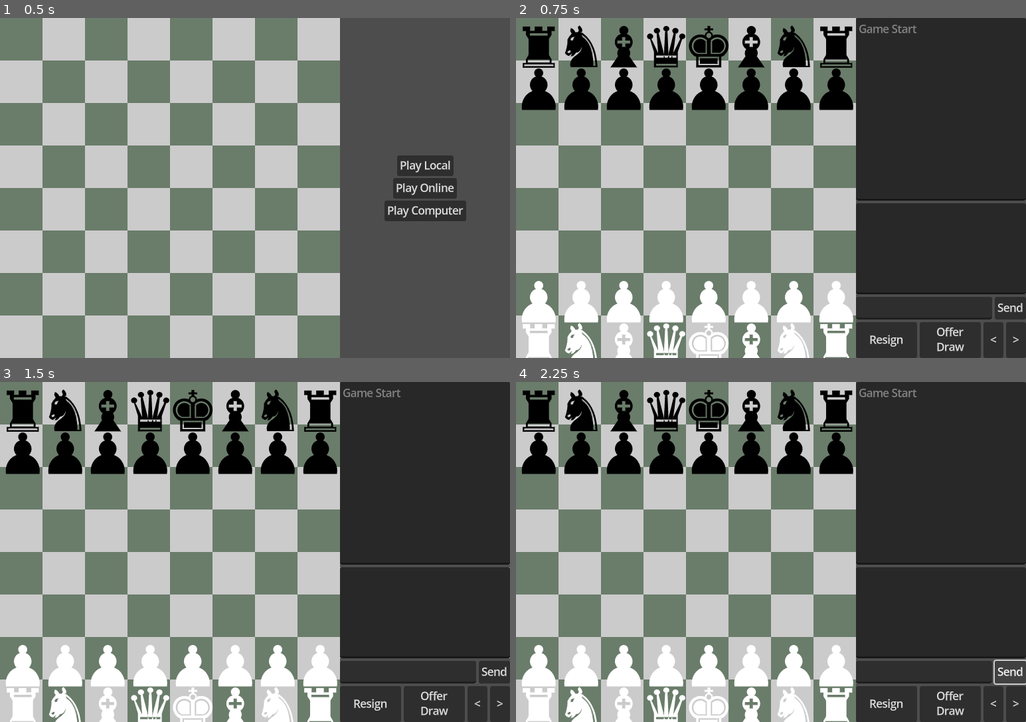
Above: before the commit, frames 1-4 (two rows, left to right).
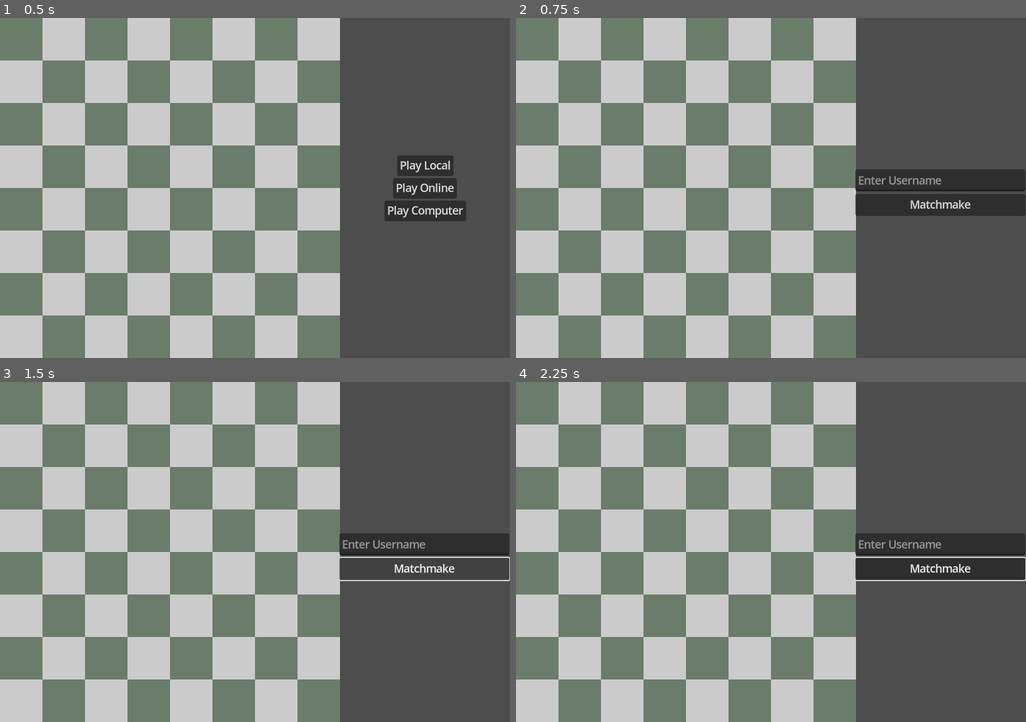
Above: after the commit, the same moments.

Repository: NiahSSBM/chess
Game: Godot game, scene res://scenes/main.tscn
Same seed, same stepped clock (60 frames per second), same inputs: the game is played once before the commit and once after it.
Inputs (mouse positions are in pixels of both pictures, inside the frame that each line leads up to):
- Up to frame 1 (0.5 s): no input
- Up to frame 2 (0.75 s): click "Play Online" at 0.5 s
- Up to frame 3 (1.5 s): click (423, 569) at 1.25 s, where only the run after the commit has a clickable "Matchmake"
- Up to frame 4 (2.25 s): click (1010, 671) at 2 s, where only the run before the commit has a clickable "Send"

Frame 1 is identical in both runs. In frame 2, 43% of the frame differs, in the area x 1-100%, y 0-100%; in frame 3, 45%; in frame 4, 43%.

Commit message:
readme and uncommitted changes

Diff:
--- a/right_panel_control.gd
+++ b/right_panel_control.gd
@@ -28,11 +28,6 @@
 
 
 func _on_play_online_button_pressed():
-	var player: Player = Player.new(Piece.PieceColor.WHITE, Player.playerType.LOCAL)
-	var opponent: Player = Player.new(Piece.PieceColor.BLACK, Player.playerType.NETWORK)
+	Globals.username_select.emit()
 
-	GameState.reset_board()
-	GameState.init_pieces(player, opponent)
-	GameState.start_game(player, opponent)
-	Globals.game_start.emit()
 	queue_free()
--- /dev/null
+++ b/scenes/game_root.tscn
@@ -0,0 +1,28 @@
+[gd_scene load_steps=6 format=3 uid="uid://f61h7rrh5h5g"]
+
+[ext_resource type="Script" uid="uid://cuqbqsfj7aqcm" path="res://scripts/board.gd" id="1_uebra"]
+[ext_resource type="Script" uid="uid://c12pj77qtcxk" path="res://scripts/input_handler.gd" id="2_jb3nc"]
+[ext_resource type="Script" uid="uid://cy021fc3esj7q" path="res://scripts/ui_root_control.gd" id="3_iusj4"]
+[ext_resource type="Script" uid="uid://dxn5f68u1lpx3" path="res://scenes/rpc_functions_client.gd" id="4_jb3nc"]
+[ext_resource type="Script" uid="uid://c04kqnfxg4e4t" path="res://scripts/client_network.gd" id="5_iusj4"]
+
+[node name="Root" type="Node"]
+
+[node name="Board" type="TileMapLayer" parent="."]
+script = ExtResource("1_uebra")
+
+[node name="InputHandler" type="Node" parent="."]
+script = ExtResource("2_jb3nc")
+
+[node name="UIRootControl" type="Control" parent="."]
+layout_mode = 3
+anchors_preset = 0
+offset_right = 40.0
+offset_bottom = 40.0
+script = ExtResource("3_iusj4")
+
+[node name="RPCFunctions" type="Node" parent="."]
+script = ExtResource("4_jb3nc")
+
+[node name="ClientNetwork" type="Node" parent="."]
+script = ExtResource("5_iusj4")
--- a/scenes/main.tscn
+++ b/scenes/main.tscn
@@ -1,22 +1,6 @@
-[gd_scene load_steps=5 format=3 uid="uid://bsjnd355cxwqc"]
+[gd_scene load_steps=2 format=3 uid="uid://bsjnd355cxwqc"]
 
 [ext_resource type="Script" uid="uid://bihldgnjfpvac" path="res://scripts/main.gd" id="1_jyhfs"]
-[ext_resource type="Script" uid="uid://cuqbqsfj7aqcm" path="res://scripts/board.gd" id="2_0wfyh"]
-[ext_resource type="Script" uid="uid://cy021fc3esj7q" path="res://scripts/ui_root_control.gd" id="4_tbgi4"]
-[ext_resource type="Script" uid="uid://c12pj77qtcxk" path="res://scripts/input_handler.gd" id="5_tbgi4"]
 
-[node name="Node2D" type="Node2D"]
+[node name="Main" type="Node2D"]
 script = ExtResource("1_jyhfs")
-
-[node name="Board" type="TileMapLayer" parent="."]
-script = ExtResource("2_0wfyh")
-
-[node name="InputHandler" type="Node" parent="."]
-script = ExtResource("5_tbgi4")
-
-[node name="UIRootControl" type="Control" parent="."]
-layout_mode = 3
-anchors_preset = 0
-offset_right = 40.0
-offset_bottom = 40.0
-script = ExtResource("4_tbgi4")
--- /dev/null
+++ b/scenes/matchmaker.tscn
@@ -0,0 +1,12 @@
+[gd_scene load_steps=3 format=3 uid="uid://2b6xrxnhrirx"]
+
+[ext_resource type="Script" uid="uid://cikbd0g0pjs66" path="res://scripts/matchmaker.gd" id="1_3ckp2"]
+[ext_resource type="Script" uid="uid://dvd7udvnc7712" path="res://scripts/rpc_functions_server.gd" id="2_tlf3t"]
+
+[node name="Root" type="Node"]
+
+[node name="RPCFunctions" type="Node" parent="."]
+script = ExtResource("2_tlf3t")
+
+[node name="Matchmaker" type="Node" parent="."]
+script = ExtResource("1_3ckp2")
--- /dev/null
+++ b/scenes/name_select_ui.tscn
@@ -0,0 +1,32 @@
+[gd_scene load_steps=2 format=3 uid="uid://clfubqusieaxt"]
+
+[ext_resource type="Script" uid="uid://c6memiikhvbq4" path="res://scripts/name_select_ui.gd" id="1_m3x6e"]
+
+[node name="name_select_ui" type="Control"]
+layout_mode = 3
+anchors_preset = 15
+anchor_right = 1.0
+anchor_bottom = 1.0
+offset_right = -256.0
+grow_horizontal = 2
+grow_vertical = 2
+script = ExtResource("1_m3x6e")
+
+[node name="VBoxContainer" type="VBoxContainer" parent="."]
+layout_mode = 0
+offset_left = -1.0
+offset_top = 228.0
+offset_right = 255.0
+offset_bottom = 298.0
+
+[node name="UsernameTextEdit" type="TextEdit" parent="VBoxContainer"]
+layout_mode = 2
+size_flags_vertical = 3
+placeholder_text = "Enter Username"
+
+[node name="MatchmakeButton" type="Button" parent="VBoxContainer"]
+layout_mode = 2
+size_flags_vertical = 3
+text = "Matchmake"
+
+[connection signal="pressed" from="VBoxContainer/MatchmakeButton" to="." method="_on_matchmake_button_pressed"]
--- /dev/null
+++ b/scenes/rpc_functions_client.gd
@@ -0,0 +1,6 @@
+extends Node
+
+
+@rpc
+func request_register(player_name: String):
+	pass
--- /dev/null
+++ b/scripts/client_network.gd
@@ -0,0 +1,28 @@
+extends Node
+
+var username: String
+
+@onready var RPC = get_node("/root/Main/Root/RPCFunctions")
+
+func _ready():
+	Globals.connect("client_connect", _on_client_connect)
+	multiplayer.connect("peer_connected", _on_peer_conected)
+
+
+func _on_client_connect(user: String):
+	var peer = ENetMultiplayerPeer.new()
+	peer.create_client("localhost", Globals.matchmaker_port, 0, 0, 0, Globals.netplay_port)
+	multiplayer.multiplayer_peer = peer
+
+	username = user
+
+
+func _on_peer_conected(id: int):
+	if id != 1:
+		print("Client -> Peer connected with ID ", id, " is NOT a server, disconnecting...")
+		multiplayer.multiplayer_peer = OfflineMultiplayerPeer.new()
+		return
+
+	print("Client -> Connected to server with peer ID: ", id)
+	print("Client -> Requesting matchmaking registration with name ", username)
+	RPC.request_register.rpc(username)
--- a/scripts/game.gd
+++ b/scripts/game.gd
@@ -36,10 +36,13 @@
 		var reason: int = _check_game_over()
 		match reason:
 			1:
+				Globals.push_game_message.emit("Stalemate by repetition!")
 				print("Stalemate by repetition!")
 			2:
+				Globals.push_game_message.emit("Checkmate!")
 				print("Checkmate!")
 			3:
+				Globals.push_game_message.emit("Stalemate!")
 				print("Stalemate!")
 		return true
 	else:
--- a/scripts/globals.gd
+++ b/scripts/globals.gd
@@ -6,6 +6,8 @@
 const DEBUG_PRINT: bool = true
 @warning_ignore("integer_division")
 var position_offset := Vector2(Globals.TILE_SIZE / 2, Globals.TILE_SIZE / 2)
+var matchmaker_port: int = 1330
+var netplay_port: int = 1331
 
 @warning_ignore("unused_signal")
 signal piece_picked_up(p: Piece)
@@ -27,3 +29,7 @@
 signal view_turn_changed()
 @warning_ignore("unused_signal")
 signal promote_selected(p: Piece.PieceType)
+@warning_ignore("unused_signal")
+signal username_select()
+@warning_ignore("unused_signal")
+signal client_connect(username: String)
--- a/scripts/main.gd
+++ b/scripts/main.gd
@@ -1,5 +1,24 @@
 extends Node2D
 
+var game_root_res: Resource = preload("res://scenes/game_root.tscn")
+var matchmaker_res: Resource = preload("res://scenes/matchmaker.tscn")
+
 func _ready():
-	get_window().content_scale_factor = DisplayServer.screen_get_scale()
-	get_window().size = Vector2i(Globals.BOARD_SIZE * Globals.TILE_SIZE * 1.5, Globals.BOARD_SIZE * Globals.TILE_SIZE) * DisplayServer.screen_get_scale()
+	var args = OS.get_cmdline_args()
+	var arg: int
+
+	arg = args.find("--port")
+	if arg != -1:
+		Globals.netplay_port = int(args[arg + 1])
+
+	arg = args.find("--matchmaker-port")
+	if arg != -1:
+		Globals.matchmaker_port = int(args[arg + 1])
+
+	arg = args.find("--server")
+	if arg != -1:
+		var matchmaker = matchmaker_res.instantiate()
+		add_child(matchmaker)
+	else:
+		var game_root = game_root_res.instantiate()
+		add_child(game_root)
--- /dev/null
+++ b/scripts/matchmaker.gd
@@ -0,0 +1,27 @@
+extends Node
+
+const MAX_CLIENTS: int = 32
+
+
+func _ready():
+	print("Matchmaker -> Starting server on port ", Globals.matchmaker_port)
+	var peer = ENetMultiplayerPeer.new()
+	peer.create_server(Globals.matchmaker_port, MAX_CLIENTS)
+	multiplayer.multiplayer_peer = peer
+
+	multiplayer.connect("peer_connected", _on_peer_connected)
+	multiplayer.connect("peer_disconnected", _on_peer_disconnected)
+
+
+func _on_peer_connected(id: int):
+	print("Matchmaker -> Peer connected with ID: ", id)
+
+
+func _on_peer_disconnected(id: int):
+	print("Matchmaker -> Peer disconnected with ID: ", id)
+
+
+func register_client(username: String, id: int):
+	print("Matchmaker -> ", username, " registered with peer ID ", id)
+	var peer: ENetPacketPeer = multiplayer.multiplayer_peer.get_peer(id)
+	print(multiplayer.get_peers())
--- /dev/null
+++ b/scripts/name_select_ui.gd
@@ -0,0 +1,14 @@
+extends Control
+
+
+func _ready():
+	position = Vector2i(Globals.BOARD_SIZE * Globals.TILE_SIZE, 0) * DisplayServer.screen_get_scale()
+
+
+func _on_matchmake_button_pressed():
+	var username: String = $VBoxContainer/UsernameTextEdit.text
+
+	if username.is_empty():
+		return
+
+	Globals.client_connect.emit(username)
--- /dev/null
+++ b/scripts/rpc_functions_server.gd
@@ -0,0 +1,10 @@
+extends Node
+
+@onready var matchmaker: Node = get_node("/root/Main/Root/Matchmaker")
+
+
+@rpc("any_peer", "reliable")
+func request_register(username: String):
+	var remote_id = multiplayer.get_remote_sender_id()
+	print("Matchmaker -> ", username, " requested registration with peer ID ", remote_id)
+	matchmaker.register_client(username, remote_id)
--- a/scripts/ui_root_control.gd
+++ b/scripts/ui_root_control.gd
@@ -2,15 +2,25 @@
 
 var start_game_res: Resource = preload("res://scenes/start_game_ui.tscn")
 var in_game_res: Resource = preload("res://scenes/in_game_ui.tscn")
+var username_res: Resource = preload("res://scenes/name_select_ui.tscn")
 
 
 func _ready():
+	get_window().content_scale_factor = DisplayServer.screen_get_scale()
+	get_window().size = Vector2i(Globals.BOARD_SIZE * Globals.TILE_SIZE * 1.5, Globals.BOARD_SIZE * Globals.TILE_SIZE) * DisplayServer.screen_get_scale()
+
 	var start_game = start_game_res.instantiate()
 	add_child(start_game)
 
 	Globals.connect("game_start", _on_game_start)
+	Globals.connect("username_select", _on_username_select)
 
 
 func _on_game_start():
 	var in_game = in_game_res.instantiate()
 	add_child(in_game)
+
+
+func _on_username_select():
+	var username_select = username_res.instantiate()
+	add_child(username_select)
Binary file added: images/image.png
Not shown, added: images/image.png.import
Not shown, added: scenes/rpc_functions_client.gd.uid
Not shown, added: scripts/client_network.gd.uid
Not shown, added: scripts/matchmaker.gd.uid
Not shown, added: scripts/name_select_ui.gd.uid
Not shown, added: scripts/rpc_functions_server.gd.uid
